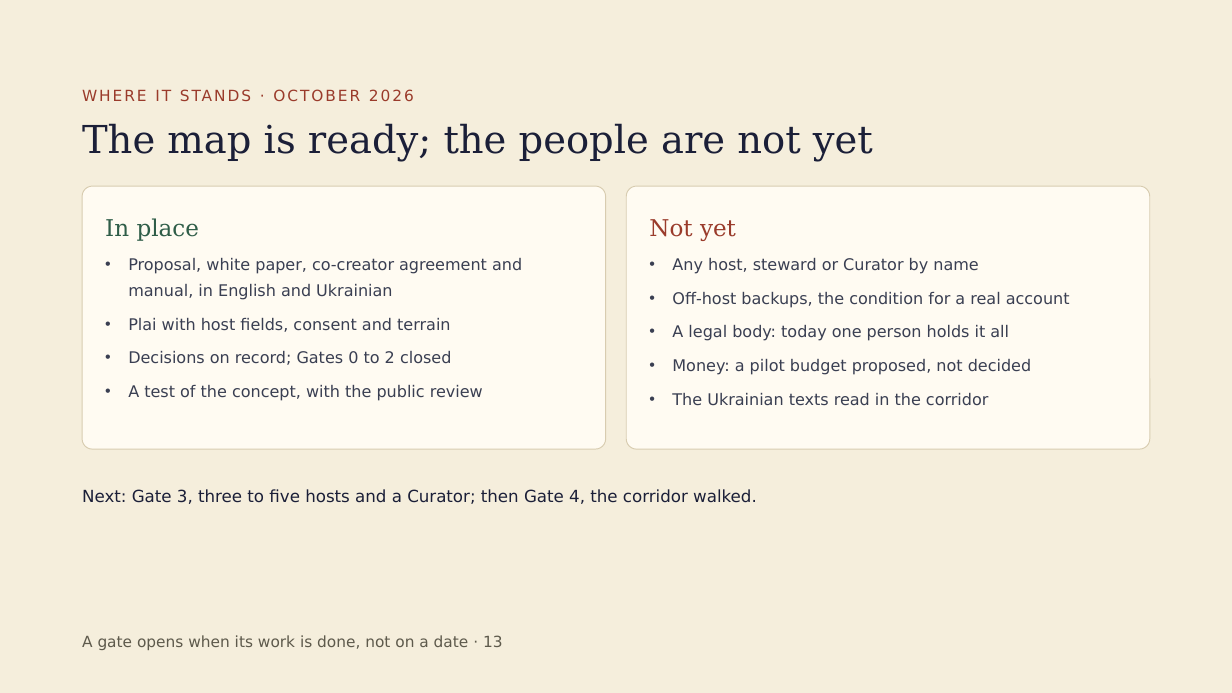
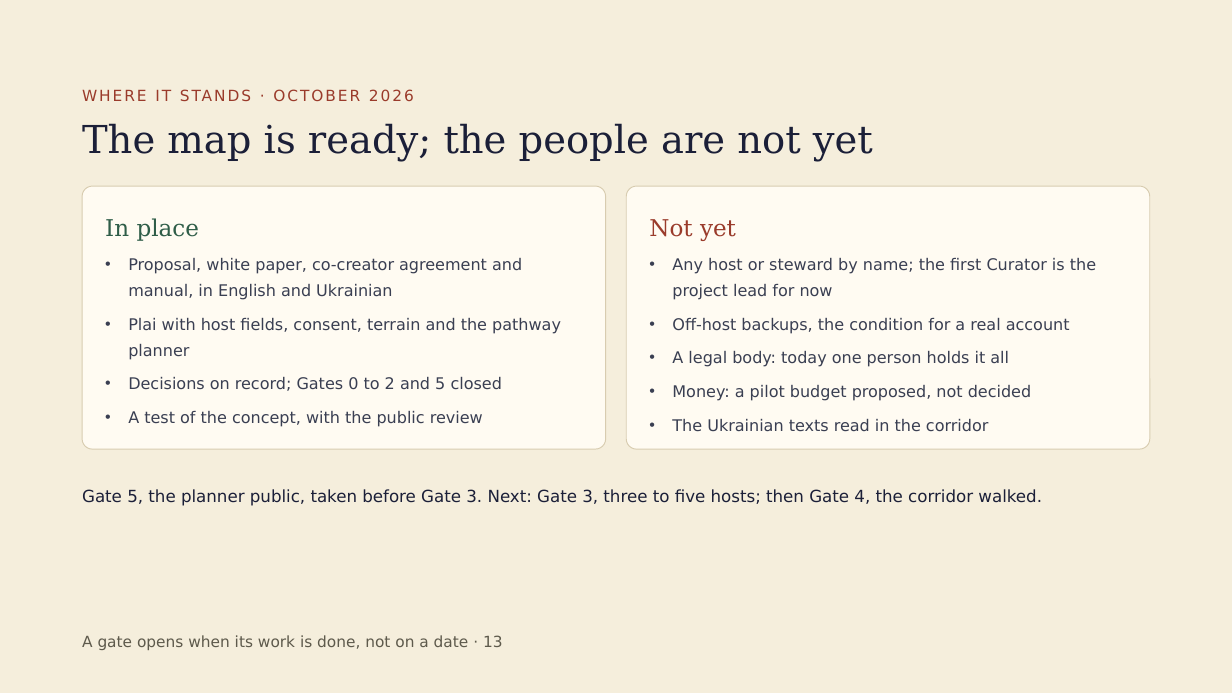
Before and after one commit to ubeccommon/trans_carpathian_pathways, a slide deck: slide 13 of docs/overview/Trans-Carpathian_Pathways_Overview.odp. Drawn at 1232x693 pixels with LibreOffice and Linux fonts; fonts in the diff are those of the drawing. Boxes give left, top, right and bottom in pixels: in the first picture for what was removed or moved away, otherwise in the second. Text is boxed around its words. In the diff, an @@ line names an element or a change of style, - is before the commit and + after.

```diff
--- a/docs/overview/Trans-Carpathian_Pathways_Overview.odp
+++ b/docs/overview/Trans-Carpathian_Pathways_Overview.odp
@@ text at bbox=[672, 258, 1096, 300]: text changed @@
-• Any host, steward or Curator by name
+• Any host or steward by name; the first Curator is the project lead for now
@@ text at bbox=[128, 318, 561, 391]: text changed @@
-• Plai with host fields, consent and terrain
-• Decisions on record; Gates 0 to 2 closed
+• Plai with host fields, consent, terrain and the pathway planner
+• Decisions on record; Gates 0 to 2 and 5 closed
@@ text at bbox=[82, 489, 1042, 506]: text changed @@
-Next: Gate 3, three to five hosts and a Curator; then Gate 4, the corridor walked.
+Gate 5, the planner public, taken before Gate 3. Next: Gate 3, three to five hosts; then Gate 4, the corridor walked.
```
Also in this commit, not shown: 28 other files.
